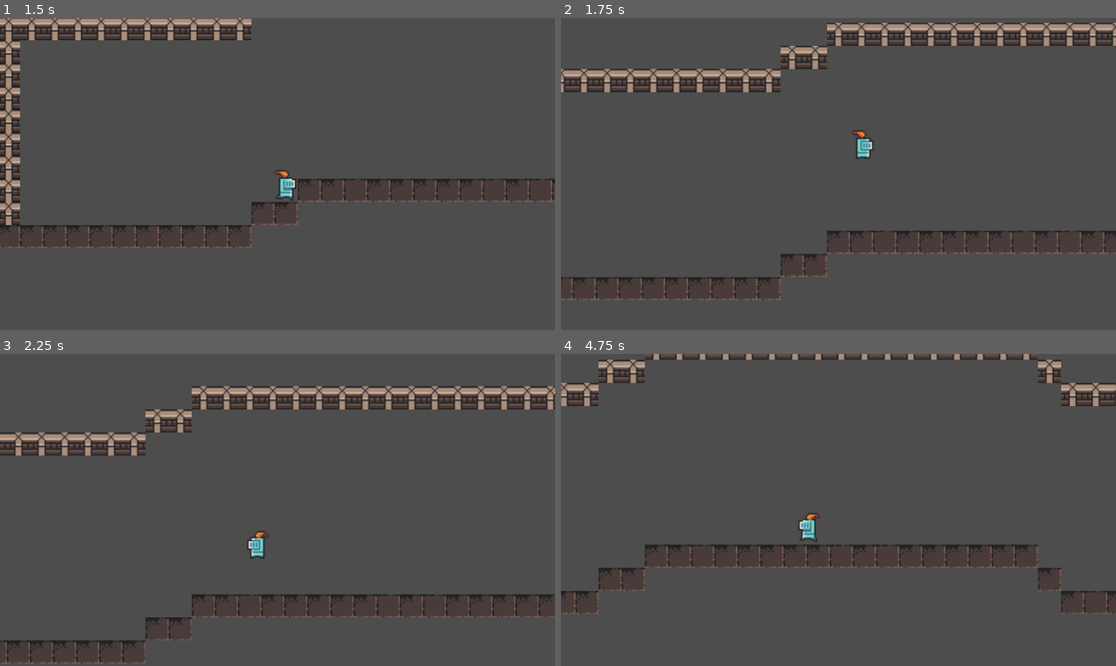
Above: before the commit, frames 1-4 (two rows, left to right).
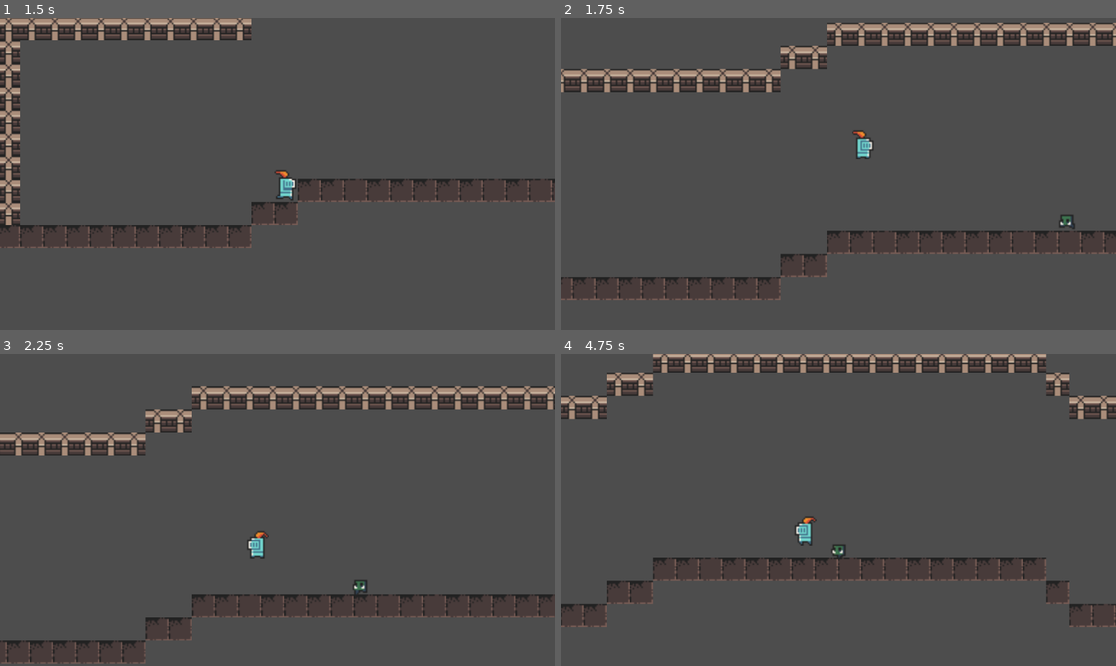
Above: after the commit, the same moments.

Repository: Im-diegollull/Dungeon-Plataformer-Procedural
Game: Godot game, scene res://scenes/world/Level.tscn
Two runs of this game, one before a commit and one after it. Both use one fixed random seed, a clock stepped at 60 frames per second and the inputs below.
Inputs:
- Up to frame 1 (1.5 s): tap Enter (ui_accept) at 0.5, 0.77 s; hold Right (ui_right) from 0.53 s (still down)
- Up to frame 2 (1.75 s): keep holding Right (ui_right); tap Enter (ui_accept) at 1.52 s
- Up to frame 3 (2.25 s): release Right (ui_right) at 2.03 s; hold Left (ui_left) from 2.03 s (still down)
- Up to frame 4 (4.75 s): release Left (ui_left) at 2.78 s; hold Right (ui_right) 2.78-4.28 s; tap Enter (ui_accept) at 3.02, 3.77, 4.52 s; hold Left (ui_left) from 4.28 s (still down)

Frame 1 is identical in both runs. In frame 2, 0.1% of the frame differs, in the area x 89-93%, y 63-68%; in frame 3, less than 0.1%; in frame 4, 9.1%, in the area x 0-100%, y 0-88%.

Commit message:
feat: add enemy AI with patrol and chase behavior, and create Goblin sprite frames

Diff:
--- /dev/null
+++ b/assets/sprites/GoblinSpriteFrames.tres
@@ -0,0 +1,47 @@
+[gd_resource type="SpriteFrames" format=3]
+
+[ext_resource type="Texture2D" path="res://assets/sprites/0x72_DungeonTilesetII_v1.7/frames/goblin_idle_anim_f0.png" id="1_axru4"]
+[ext_resource type="Texture2D" path="res://assets/sprites/0x72_DungeonTilesetII_v1.7/frames/goblin_idle_anim_f1.png" id="2_31qda"]
+[ext_resource type="Texture2D" path="res://assets/sprites/0x72_DungeonTilesetII_v1.7/frames/goblin_idle_anim_f2.png" id="3_r8okd"]
+[ext_resource type="Texture2D" path="res://assets/sprites/0x72_DungeonTilesetII_v1.7/frames/goblin_idle_anim_f3.png" id="4_4k7kh"]
+[ext_resource type="Texture2D" path="res://assets/sprites/0x72_DungeonTilesetII_v1.7/frames/goblin_run_anim_f0.png" id="5_2uf33"]
+[ext_resource type="Texture2D" path="res://assets/sprites/0x72_DungeonTilesetII_v1.7/frames/goblin_run_anim_f1.png" id="6_1byw3"]
+[ext_resource type="Texture2D" path="res://assets/sprites/0x72_DungeonTilesetII_v1.7/frames/goblin_run_anim_f2.png" id="7_fnxwk"]
+[ext_resource type="Texture2D" path="res://assets/sprites/0x72_DungeonTilesetII_v1.7/frames/goblin_run_anim_f3.png" id="8_ugqa5"]
+
+[resource]
+animations = [{
+"frames": [{
+"duration": 1.0,
+"texture": ExtResource("1_axru4")
+}, {
+"duration": 1.0,
+"texture": ExtResource("2_31qda")
+}, {
+"duration": 1.0,
+"texture": ExtResource("3_r8okd")
+}, {
+"duration": 1.0,
+"texture": ExtResource("4_4k7kh")
+}],
+"loop": 1,
+"name": &"idle",
+"speed": 5.0
+}, {
+"frames": [{
+"duration": 1.0,
+"texture": ExtResource("5_2uf33")
+}, {
+"duration": 1.0,
+"texture": ExtResource("6_1byw3")
+}, {
+"duration": 1.0,
+"texture": ExtResource("7_fnxwk")
+}, {
+"duration": 1.0,
+"texture": ExtResource("8_ugqa5")
+}],
+"loop": 1,
+"name": &"run",
+"speed": 10.0
+}]
--- /dev/null
+++ b/scenes/enemies/Enemy.gd
@@ -0,0 +1,83 @@
+extends CharacterBody2D
+
+enum State { IDLE, PATROL, CHASE, ATTACK }
+
+const SPEED: float = 80.0
+const CHASE_SPEED: float = 120.0
+const GRAVITY: float = 980.0
+const DETECTION_RANGE: float = 100.0
+const LOSE_RANGE: float = 140.0
+const ATTACK_RANGE: float = 18.0
+
+var patrol_left_x: float = 0.0
+var patrol_right_x: float = 0.0
+var patrol_direction: float = 1.0
+var state: State = State.PATROL
+var player: Node2D = null
+
+@onready var sprite: AnimatedSprite2D = $Sprite
+
+
+func _ready() -> void:
+	if patrol_left_x == 0.0 and patrol_right_x == 0.0:
+		patrol_left_x = position.x - 48.0
+		patrol_right_x = position.x + 48.0
+	player = get_tree().get_first_node_in_group("player")
+
+
+func _physics_process(delta: float) -> void:
+	if not is_on_floor():
+		velocity.y += GRAVITY * delta
+
+	_update_state()
+
+	match state:
+		State.PATROL:
+			_process_patrol()
+		State.CHASE:
+			_process_chase()
+		State.ATTACK, State.IDLE:
+			velocity.x = 0.0
+
+	move_and_slide()
+	_update_animation()
+
+
+func _update_state() -> void:
+	if player == null:
+		state = State.PATROL
+		return
+
+	var distance: float = global_position.distance_to(player.global_position)
+
+	match state:
+		State.PATROL, State.IDLE:
+			if distance < DETECTION_RANGE:
+				state = State.CHASE
+		State.CHASE:
+			if distance < ATTACK_RANGE:
+				state = State.ATTACK
+			elif distance > LOSE_RANGE:
+				state = State.PATROL
+		State.ATTACK:
+			if distance > ATTACK_RANGE:
+				state = State.CHASE
+
+
+func _process_patrol() -> void:
+	velocity.x = patrol_direction * SPEED
+	if position.x <= patrol_left_x:
+		patrol_direction = 1.0
+	elif position.x >= patrol_right_x:
+		patrol_direction = -1.0
+
+
+func _process_chase() -> void:
+	var direction: float = sign(player.global_position.x - global_position.x)
+	velocity.x = direction * CHASE_SPEED
+
+
+func _update_animation() -> void:
+	if velocity.x != 0.0:
+		sprite.flip_h = velocity.x < 0.0
+	sprite.play("run" if abs(velocity.x) > 1.0 else "idle")
--- /dev/null
+++ b/scenes/enemies/Enemy.tscn
@@ -0,0 +1,18 @@
+[gd_scene load_steps=4 format=3]
+
+[ext_resource type="Script" path="res://scenes/enemies/Enemy.gd" id="1_script"]
+[ext_resource type="SpriteFrames" path="res://assets/sprites/GoblinSpriteFrames.tres" id="2_spriteframes"]
+
+[sub_resource type="RectangleShape2D" id="RectangleShape2D_collision"]
+size = Vector2(14, 14)
+
+[node name="Enemy" type="CharacterBody2D"]
+script = ExtResource("1_script")
+
+[node name="CollisionShape2D" type="CollisionShape2D" parent="."]
+shape = SubResource("RectangleShape2D_collision")
+
+[node name="Sprite" type="AnimatedSprite2D" parent="."]
+sprite_frames = ExtResource("2_spriteframes")
+animation = "idle"
+autoplay = "idle"
--- a/scenes/player/Player.gd
+++ b/scenes/player/Player.gd
@@ -5,6 +5,10 @@
 const GRAVITY: float = 980.0
 
 @onready var sprite: AnimatedSprite2D = $Sprite
+
+
+func _ready() -> void:
+	add_to_group("player")
 
 
 func _physics_process(delta: float) -> void:
--- a/scenes/world/Level.gd
+++ b/scenes/world/Level.gd
@@ -1,6 +1,8 @@
 extends Node2D
 
 const TILE_SIZE: int = 16
+const ENEMY_SCENE: PackedScene = preload("res://scenes/enemies/Enemy.tscn")
+const ENEMY_MARGIN_TILES: int = 2
 
 @onready var tilemap: TileMapLayer = $DungeonTileMap
 @onready var player: CharacterBody2D = $Player
@@ -19,3 +21,22 @@
 		spawn_cell.x * TILE_SIZE + TILE_SIZE / 2.0,
 		spawn_cell.y * TILE_SIZE - 14.0
 	)
+
+	_spawn_enemies(layout)
+
+
+func _spawn_enemies(layout: DungeonGenerator.Layout) -> void:
+	for i in range(1, layout.rooms.size()):
+		var room: Rect2i = layout.rooms[i]
+		var floor_y: int = room.position.y + room.size.y
+		var left_tile: int = room.position.x + ENEMY_MARGIN_TILES
+		var right_tile: int = room.position.x + room.size.x - ENEMY_MARGIN_TILES
+
+		var enemy: CharacterBody2D = ENEMY_SCENE.instantiate()
+		enemy.patrol_left_x = left_tile * TILE_SIZE
+		enemy.patrol_right_x = right_tile * TILE_SIZE
+		enemy.position = Vector2(
+			(left_tile + right_tile) / 2.0 * TILE_SIZE,
+			floor_y * TILE_SIZE - 7.0
+		)
+		add_child(enemy)
Not shown, added: scenes/enemies/Enemy.gd.uid
